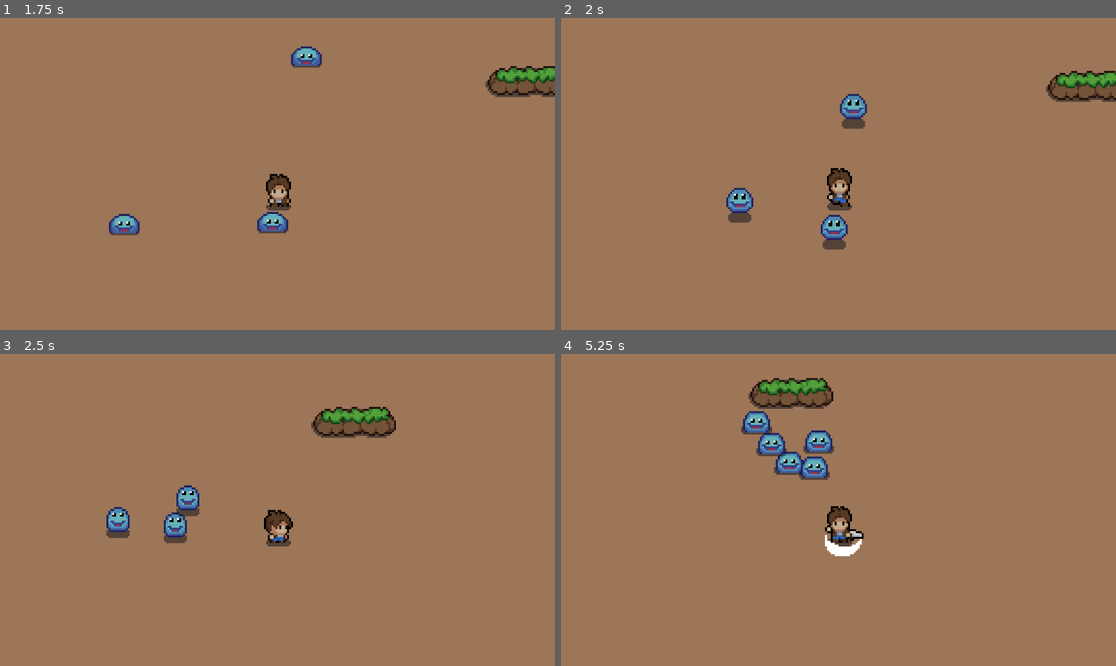
Above: before the commit, frames 1-4 (two rows, left to right).
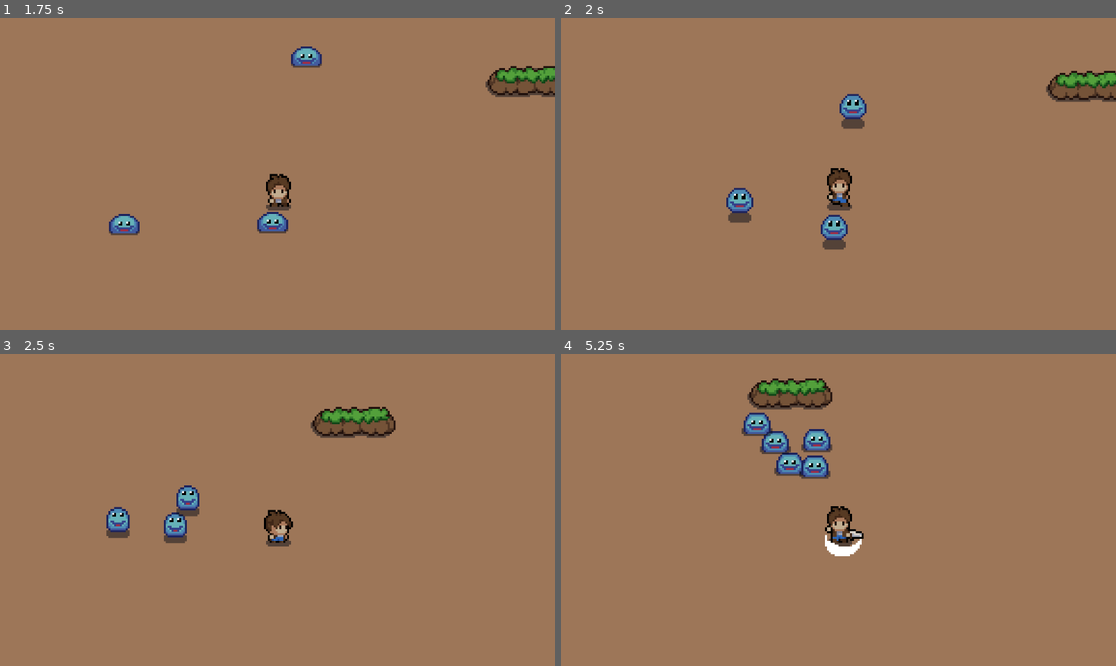
Above: after the commit, the same moments.

Repository: ManuEspinoza/mystic-woods
Game: Godot game, scene res://Scenes/game.tscn
Two runs of this game, one before a commit and one after it. Both use one fixed random seed, a clock stepped at 60 frames per second and the inputs below.
Inputs:
- Up to frame 1 (1.75 s): hold Right (right) 0.53-1.28 s; tap Space (attack) at 0.6, 1.35 s; hold S (down) from 1.28 s (still down)
- Up to frame 2 (2 s): keep holding S (down)
- Up to frame 3 (2.5 s): release S (down) at 2.03 s; hold Right (right) from 2.03 s (still down); tap Space (attack) at 2.1 s
- Up to frame 4 (5.25 s): release Right (right) at 2.78 s; hold Up (up) 2.78-3.53 s; tap Space (attack) every 0.75 s from 2.85 to 5.1 s; hold A (left) 3.53-5.03 s; hold S (down) from 5.03 s (still down)

Frame 1 is identical in both runs. In frame 2, less than 0.1% of the frame differs, in the area x 50-56%, y 24-36%; in frame 3, 0.1%; in frame 4, 1.7%, in the area x 32-50%, y 7-41%.

Commit message:
Adding damage zone

Diff:
--- a/Scenes/player.tscn
+++ b/Scenes/player.tscn
@@ -387,7 +387,7 @@
 texture = ExtResource("1_3wi3f")
 hframes = 6
 vframes = 10
-frame = 8
+frame = 11
 
 [node name="AnimationTree" type="AnimationTree" parent="."]
 root_node = NodePath("../CollisionShape2D")
@@ -400,22 +400,22 @@
 parameters/idle/blend_position = Vector2(0, 0)
 parameters/walk/blend_position = Vector2(0, 0)
 
-[node name="AttackUpCollition" type="CollisionShape2D" parent="."]
+[node name="AttackUpCollition" type="CollisionShape2D" parent="." groups=["Sword"]]
 position = Vector2(-1, -4)
 shape = SubResource("RectangleShape2D_yms3f")
 disabled = true
 
-[node name="AttackDownCollition" type="CollisionShape2D" parent="."]
+[node name="AttackDownCollition" type="CollisionShape2D" parent="." groups=["Sword"]]
 position = Vector2(1, 21.5)
 shape = SubResource("RectangleShape2D_dbstn")
 disabled = true
 
-[node name="AttackRightCollition" type="CollisionShape2D" parent="."]
+[node name="AttackRightCollition" type="CollisionShape2D" parent="." groups=["Sword"]]
 position = Vector2(13.5, 12)
 shape = SubResource("RectangleShape2D_tp3ys")
 disabled = true
 
-[node name="AttackLeftCollition" type="CollisionShape2D" parent="."]
+[node name="AttackLeftCollition" type="CollisionShape2D" parent="." groups=["Sword"]]
 position = Vector2(-13, 10)
 shape = SubResource("RectangleShape2D_ce4kf")
 disabled = true
--- a/Scenes/slime.tscn
+++ b/Scenes/slime.tscn
@@ -129,16 +129,26 @@
 [sub_resource type="CircleShape2D" id="CircleShape2D_p53gj"]
 radius = 6.0
 
+[sub_resource type="CircleShape2D" id="CircleShape2D_lewvr"]
+radius = 8.06226
+
 [node name="Slime" type="CharacterBody2D"]
 script = ExtResource("1_js3og")
 
 [node name="AnimatedSprite2D" type="AnimatedSprite2D" parent="."]
 sprite_frames = SubResource("SpriteFrames_kaoax")
-animation = &"dead"
+animation = &"move"
 autoplay = "move"
-frame = 3
-frame_progress = 0.72075
 
 [node name="CollisionShape2D" type="CollisionShape2D" parent="."]
 position = Vector2(0, 2)
 shape = SubResource("CircleShape2D_p53gj")
+
+[node name="DamageArea" type="Area2D" parent="."]
+
+[node name="CollisionShape2D" type="CollisionShape2D" parent="DamageArea"]
+position = Vector2(0, 3)
+shape = SubResource("CircleShape2D_lewvr")
+
+[connection signal="animation_finished" from="AnimatedSprite2D" to="." method="_on_animated_sprite_2d_animation_finished"]
+[connection signal="area_entered" from="DamageArea" to="." method="_on_damage_area_area_entered"]
Not shown: 1 places in Scenes/game.tscn that only renumber resources
Not shown: 1 places in Scenes/player.tscn that only renumber resources
Not shown: 1 places in Scenes/slime.tscn that only renumber resources
